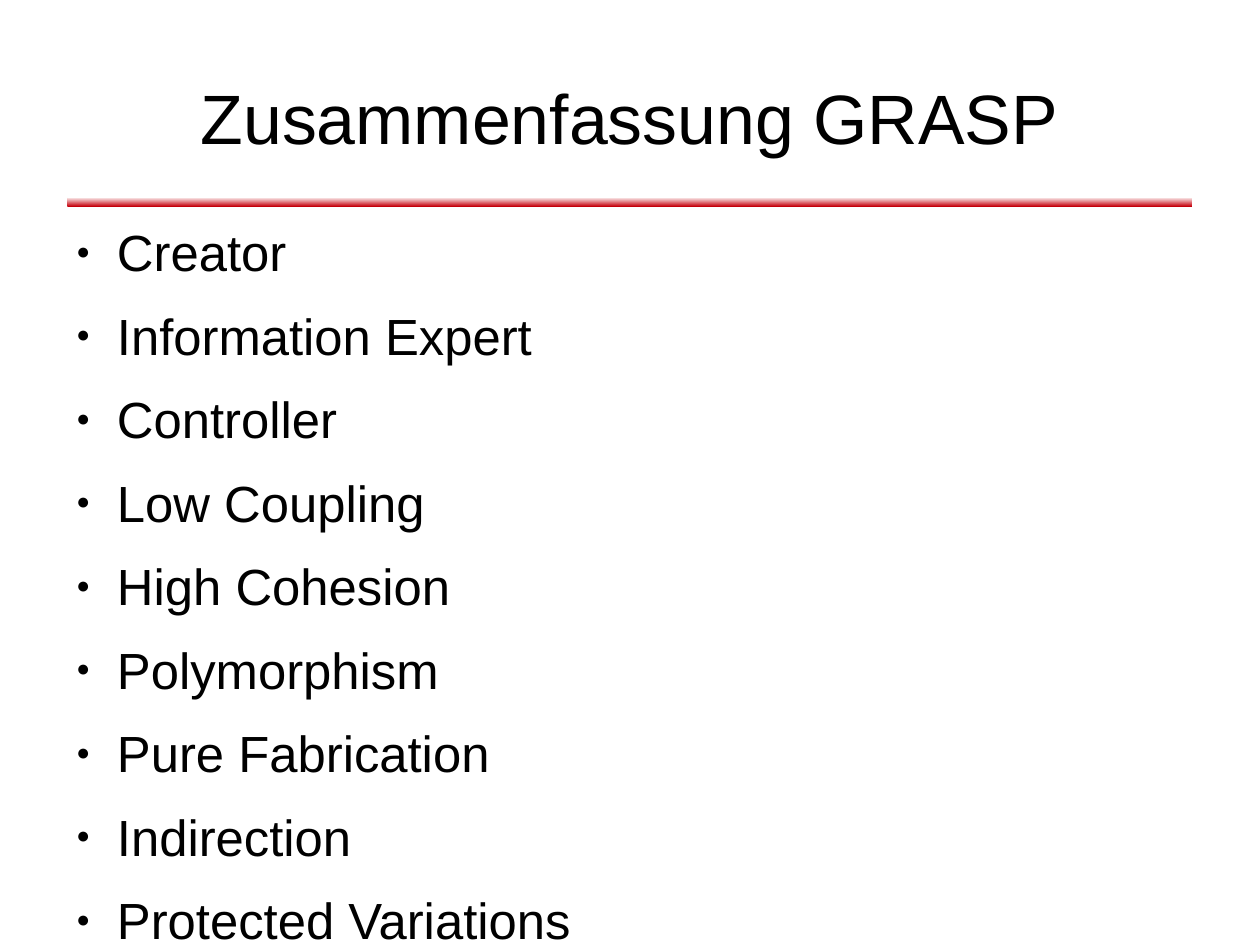
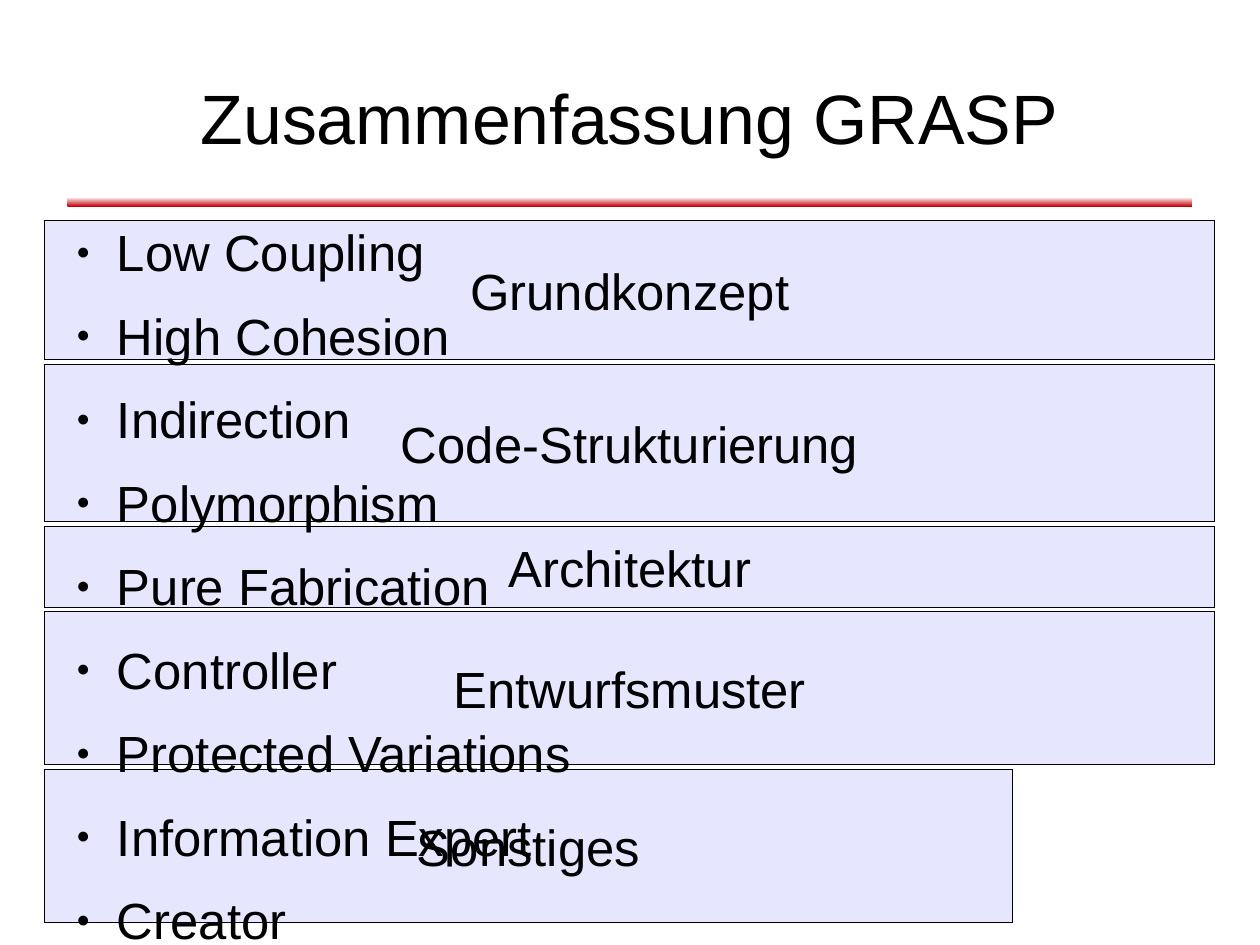
Before and after one commit to dlindner/vorlesung-se2-dhbw, a slide deck: slide 36 of added_2010/Objektorientierte Designregeln.odp (slide 35 before the commit). Drawn at 1260x945 pixels with LibreOffice and Linux fonts; fonts in the diff are those of the drawing; background and template pictures are left out. Boxes give left, top, right and bottom in pixels: in the first picture for what was removed or moved away, otherwise in the second. Text is boxed around its words. In the diff, an @@ line names an element or a change of style, - is before the commit and + after.

Commit message:
Reorganisation und Gruppierung der GRASP-Regeln

```diff
--- a/added_2010/Objektorientierte Designregeln.odp
+++ b/added_2010/Objektorientierte Designregeln.odp
@@ rectangle added at bbox=[45, 221, 1215, 360], fill #E6E6FF, outline #000000 0 pt, 32 pt, text #000000 @@
+Grundkonzept
@@ text at bbox=[117, 235, 532, 439]: paragraphs removed @@
-● Creator
-● Information Expert
-● Controller
@@ rectangle added at bbox=[45, 365, 1215, 523], fill #E6E6FF, outline #000000 0 pt, 32 pt, text #000000 @@
+Code-Strukturierung
@@ text at bbox=[117, 401, 351, 439]: paragraph added @@
+● Indirection
@@ rectangle added at bbox=[45, 527, 1215, 608], fill #E6E6FF, outline #000000 0 pt, 32 pt, text #000000 @@
+Architektur
@@ rectangle added at bbox=[45, 612, 1215, 765], fill #E6E6FF, outline #000000 0 pt, 32 pt, text #000000 @@
+Entwurfsmuster
@@ text at bbox=[117, 652, 337, 690]: text changed @@
-● Indirection
+● Controller
@@ rectangle added at bbox=[45, 769, 1012, 923], fill #E6E6FF, outline #000000 0 pt, 32 pt, text #000000 @@
+Sonstiges
@@ text at bbox=[117, 819, 532, 940]: paragraphs added @@
+● Information Expert
+● Creator
```
Also in this commit, not shown: 1 slide added.
